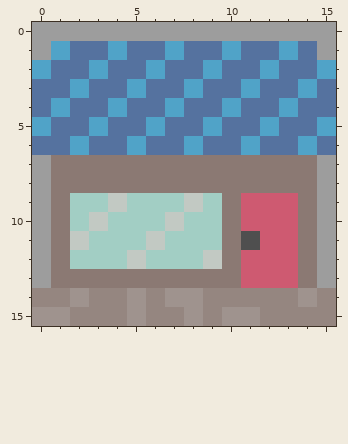
Edited in one commit: pixel-art sprite (Assets/Resturants/1Hover.png). The picture above was drawn from the file before the commit.
The file is 16x16 pixels.
New version:
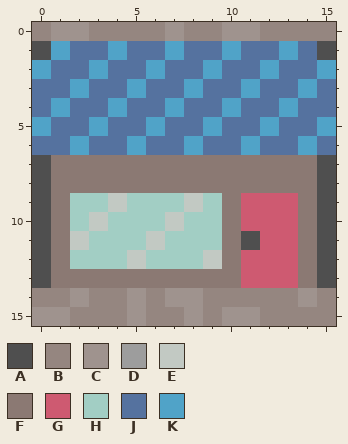
Palette (. is transparent): A #4f4f4f  B #958680  C #9f938e  D #9d9d9d  E #c2c9c3  F #8b7973  G #ce5a71  H #a2cec4  J #55729f  K #50a3c8
From old to new:
y 0: x 0..15 DDDDDDDDDDDDDDDD -> BCCBBBBCBBCCBBBB
y 1: x 0 D -> A; x 15 D -> A
y 7..13: x 0 D -> A; x 15 D -> A
Changed places in both pictures, as pixel boxes (x1, y1, x2, y2):
changed: (32, 22, 336, 60)
changed: (32, 155, 51, 288)
changed: (317, 155, 336, 288)
